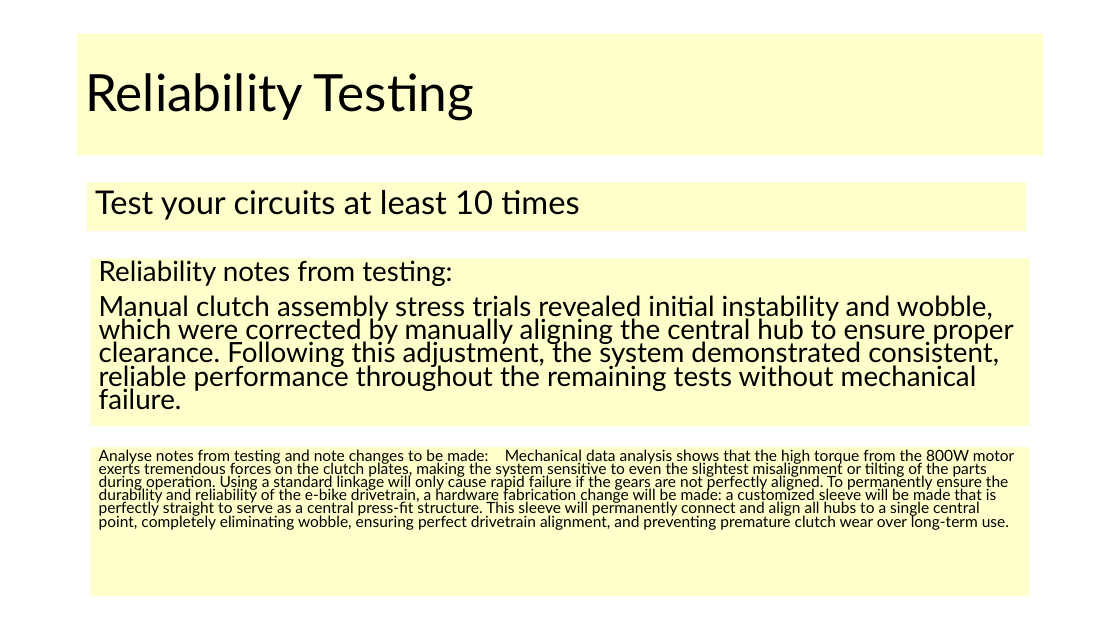
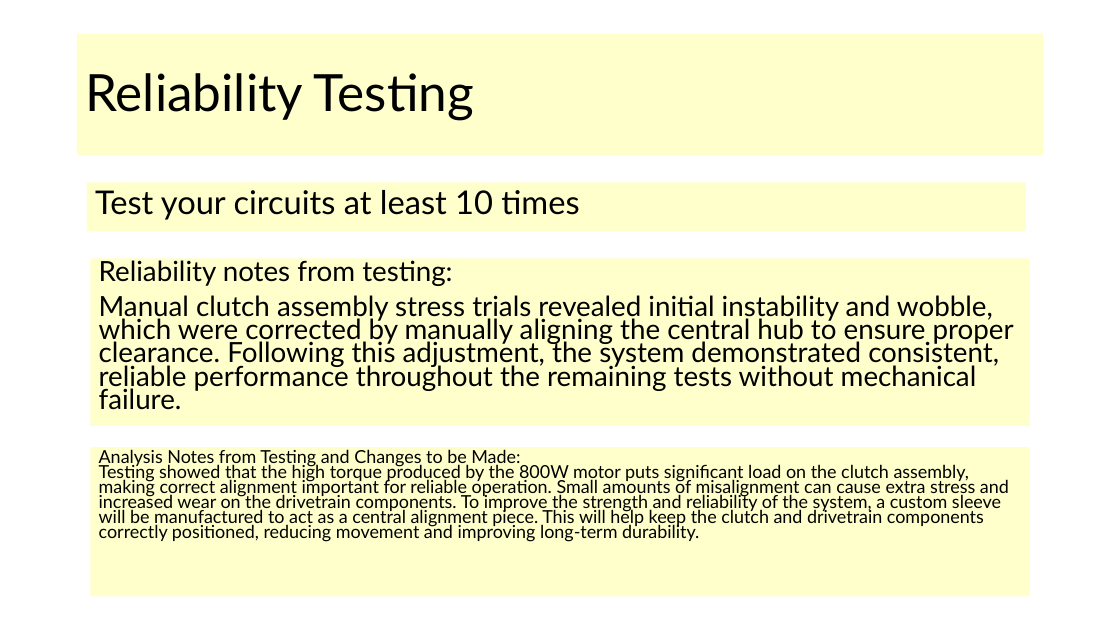
Before and after one commit to Heinrich70/Heinrich-13-Di-70cc-hybrid-pitbike, a slide deck: slide 22 of AS91904 Electronics Heinrich Venter.pptx (slide 21 before the commit). Drawn at 1120x630 pixels with LibreOffice and Linux fonts; fonts in the diff are those of the drawing. Boxes give left, top, right and bottom in pixels: in the first picture for what was removed or moved away, otherwise in the second. Text is boxed around its words. In the diff, an @@ line names an element or a change of style, - is before the commit and + after.

```diff
--- a/AS91904 Electronics Heinrich Venter.pptx
+++ b/AS91904 Electronics Heinrich Venter.pptx
@@ text in rectangle at (99, 449, 1009, 542): text changed; size 13.3 to 15.4 pt @@
-Analyse notes from testing and note changes to be made: Mechanical data analysis shows that the high torque from the 800W motor exerts tremendous forces on the clutch plates, making the system sensitive to even the slightest misalignment or tilting of the parts during operation. Using a standard linkage will only cause rapid failure if the gears are not perfectly aligned. To permanently ensure the durability and reliability of the e-bike drivetrain, a hardware fabrication change will be made: a customized sleeve will be made that is perfectly straight to serve as a central press-fit structure. This sleeve will permanently connect and align all hubs to a single central point, completely eliminating wobble, ensuring perfect drivetrain alignment, and preventing premature clutch wear over long-term use.
+Analysis Notes from Testing and Changes to be Made:
+Testing showed that the high torque produced by the 800W motor puts significant load on the clutch assembly, making correct alignment important for reliable operation. Small amounts of misalignment can cause extra stress and increased wear on the drivetrain components. To improve the strength and reliability of the system, a custom sleeve will be manufactured to act as a central alignment piece. This will help keep the clutch and drivetrain components correctly positioned, reducing movement and improving long-term durability.
```
Also in this commit, not shown: 12 other slides changed, 1 slide added, 1 other file.
